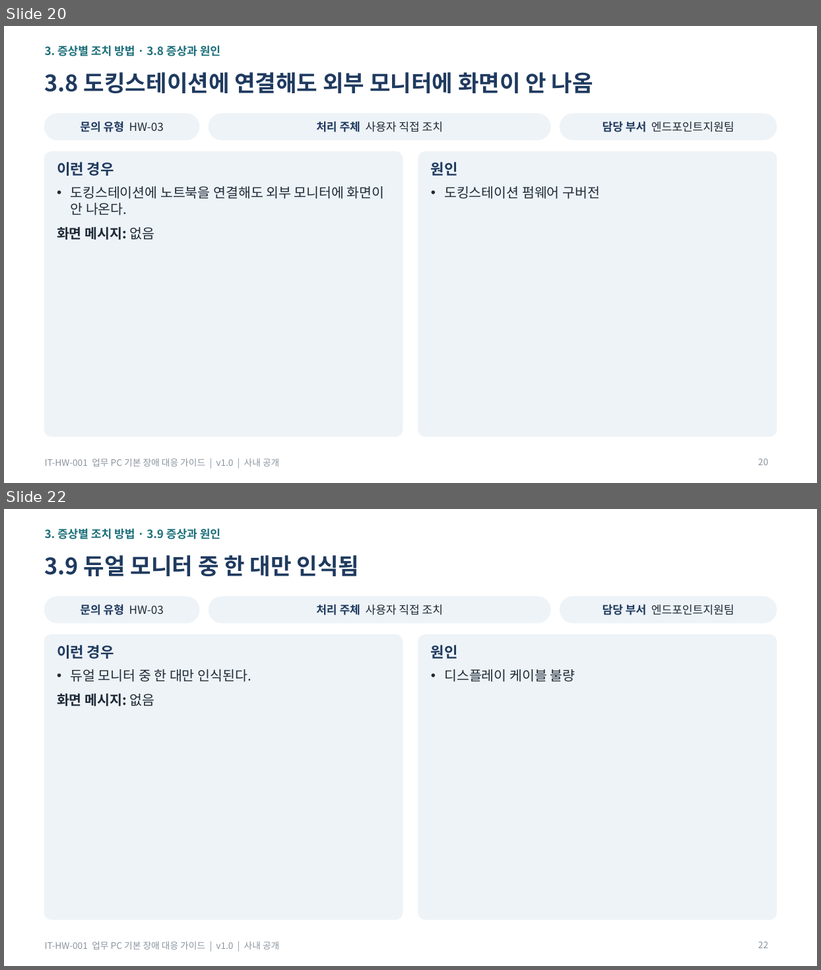
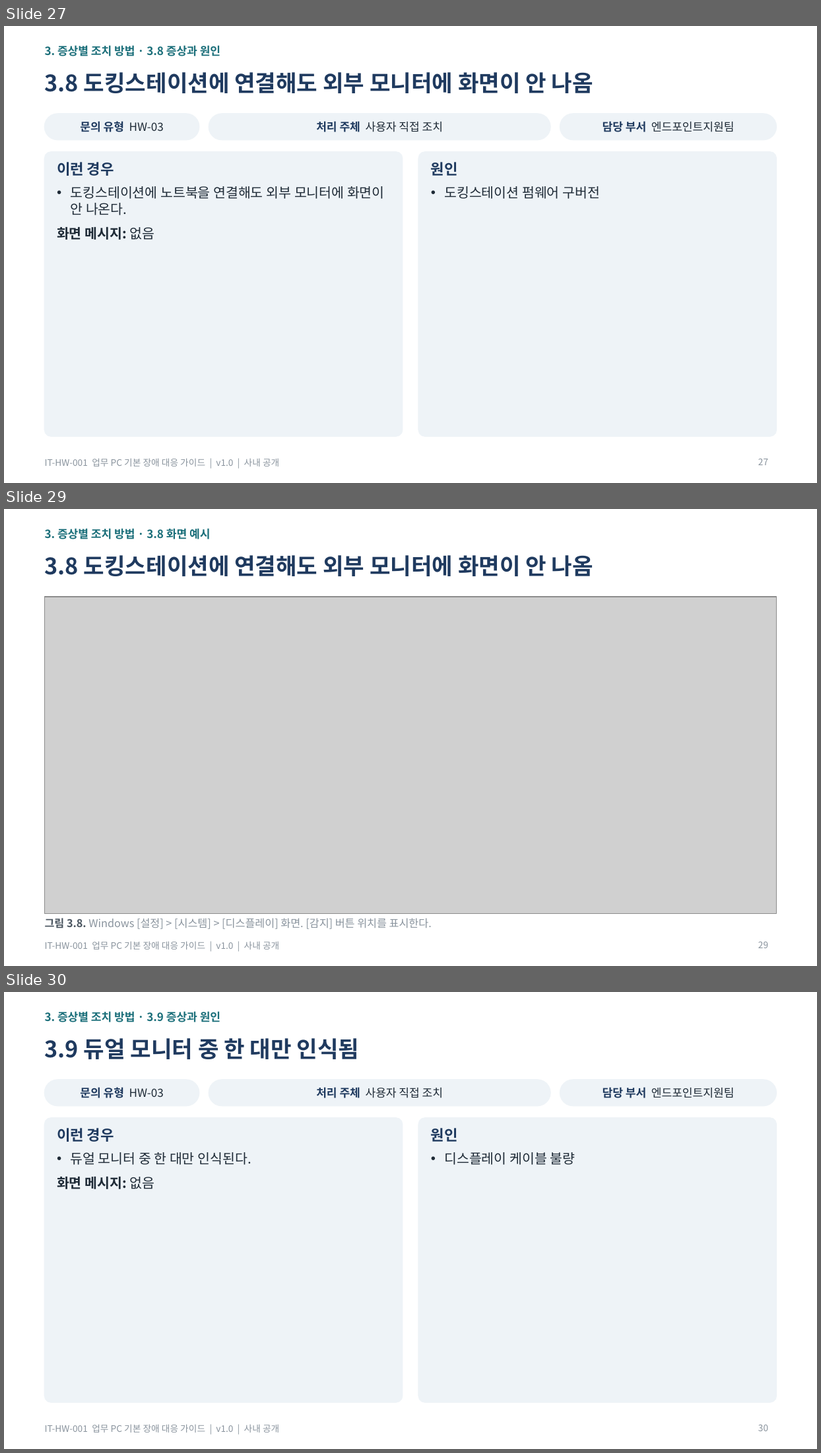
Before and after one commit to issue-helpdesk/issue-helpdesk, a slide deck: dataset/guides/HW/guide/IT-HW-001_업무 PC 기본 장애 대응 가이드.pptx. Shown one above the other, each under a label of ours: slides 20 and 22 before the commit, slides 27, 29 and 30 after it; the slides between them are not shown. The pictures are 821x970 and 821x1453 pixels, drawn with LibreOffice and Linux fonts; fonts in the diff are those of the drawing; grey boxes stand for pictures. Boxes give left, top, right and bottom in pixels: in the first picture for what was removed or moved away, otherwise in the second. Text is boxed around its words. In the diff, an @@ line names an element or a change of style, - is before the commit and + after.

Commit message:
docs: HW 사용자 가이드 전 항목에 화면 예시 그림 추가
- 사용자 가이드 3종(docx·pptx·pdf)의 27개 항목에 그림과 그림 설명 추가
- 그림은 Pillow로 그린 화면·장비 그림이며 tools/ 스크립트로 다시 만들 수 있음
- pdf는 LibreOffice 변환본으로 교체

```diff
--- a/dataset/guides/HW/guide/IT-HW-001_업무 PC 기본 장애 대응 가이드.pptx
+++ b/dataset/guides/HW/guide/IT-HW-001_업무 PC 기본 장애 대응 가이드.pptx
@@ slide 29 added at (4, 509, 817, 966), background #FFFFFF; not listed: 1 template element that a slide beside it also shows @@
@@ text added at (45, 528, 210, 539), 10 pt, text #1B6F7A, bold @@
+3. 증상별 조치 방법 · 3.8 화면 예시
@@ title added at (45, 555, 593, 576), 20 pt, text #1F3A5F, bold @@
+3.8 도킹스테이션에 연결해도 외부 모니터에 화면이 안 나옴
@@ picture added at (45, 597, 776, 914) @@
@@ text added at (45, 918, 432, 929), 9.5 pt, text #8A949E @@
+그림 3.8. Windows [설정] > [시스템] > [디스플레이] 화면. [감지] 버튼 위치를 표시한다.
@@ page number added at (758, 942, 768, 949), 8 pt, text #8A949E @@
+29
@@ what was slide 20 is now slide 27 @@
@@ page number at (758, 459, 768, 466): text changed @@
-20
+27
@@ what was slide 22 is now slide 30 @@
@@ page number at (758, 1425, 768, 1432): text changed @@
-22
+30
```
Also in this commit, not shown: 4 slides changed, 12 other slides added, 38 other files.
